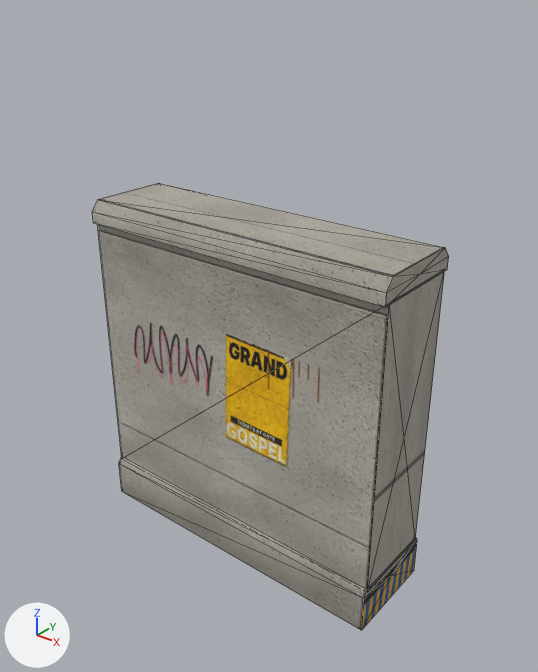
The glTF model src/assets/models/env_wall_b.glb, before and after one commit.
The view is the same before and after, from a 50 mm camera at (1.248, -1.499, 1.65) aimed at (0.04, 0.01, 0.714). Every picture has the same lights, and +X, +Y and +Z are marked at lower left. The older version comes first. Mesh edges are drawn as thin lines. Where no turn or scale is listed for an object, it has been applied to the vertices. Vertices at exactly the same position are counted once.

Objects in the first picture: 'env_wall_b_body'.
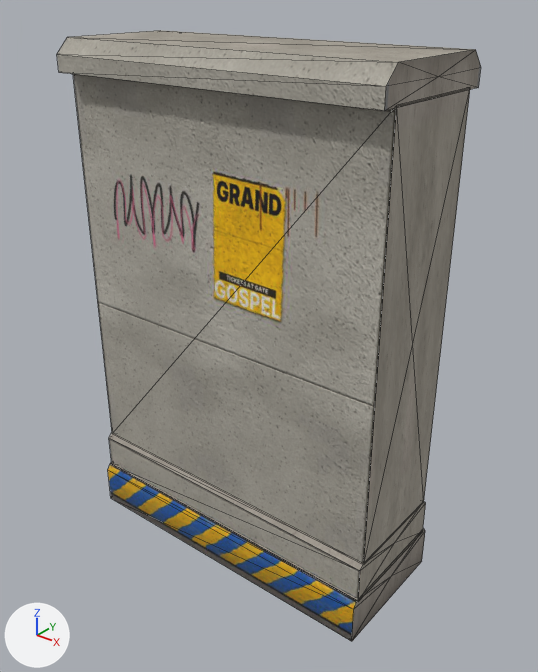
Edits to the bpy script that builds the scene:
```text
Change me_env_wall_b_body:
    used by ob_env_wall_b_body; location = (0.0, 0.0, 0.0)
    remove me_env_wall_b_body.from_pydata(...)  # 38 vertices, 64 faces; spans x -0.5..0.5, y -0.15..0.15, z 0.0..1.05
    add me_env_wall_b_body.from_pydata(...)  # 52 vertices, 88 faces; spans x -0.5..0.5, y -0.21..0.21, z 0.0..1.5
    me_env_wall_b_body part 1: the loose piece of 10 vertices spanning x -0.5..0.5, y -0.135..0.135, z 0.13..0.99 is scaled about its middle by (1, 1.22, 1.36), then moved by (0.0, 0.0, 0.275)
    me_env_wall_b_body part 2: a new loose piece of 14 vertices spanning x -0.5..0.5, y -0.18..0.18, z 0.13..0.255, in mat_main
    me_env_wall_b_body part 3: a new loose piece of 14 vertices spanning x -0.5..0.5, y -0.21..0.21, z 1.415..1.5, in mat_main
    me_env_wall_b_body part 4: the loose piece of 14 vertices spanning x -0.5..0.5, y -0.15..0.15, z 0.985..1.05 is deleted
    me_env_wall_b_body part 5
    12 vertices are removed from x -0.5..0.5, y -0.15..0.15, z 0.0..0.14
    24 faces are deleted
    6 vertices are added at (-0.5, 0.2, 0.0), (-0.5, -0.2, 0.0), (-0.5, 0.2, 0.12), (-0.5, -0.2, 0.12), (-0.5, 0.185, 0.14), (-0.5, -0.185, 0.14)
    6 new vertices lie (1.0, 0.0, 0.0) away from vertices in x -0.5, y -0.2..0.2, z 0.0..0.14
    24 new faces join them
```

What differs and where, as boxes (x1, y1, x2, y2) in the pictures (538 x 672 px; the box of a moved part takes in the faces that stretch with it):
'env_wall_b_body', reshaped (19% wider, 37% taller): before (92, 183, 449, 630); after (57, 30, 481, 641)
part 1 of me_env_wall_b_body, moved or reshaped: before (98, 224, 445, 589); after (73, 74, 470, 564)
part 2 of me_env_wall_b_body, added: after (109, 433, 426, 602)
part 3 of me_env_wall_b_body, added: after (57, 30, 481, 111)
part 4 of me_env_wall_b_body, deleted: before (92, 183, 449, 307)
part 5 of me_env_wall_b_body, moved or reshaped: before (119, 457, 417, 630); after (108, 463, 425, 641)
